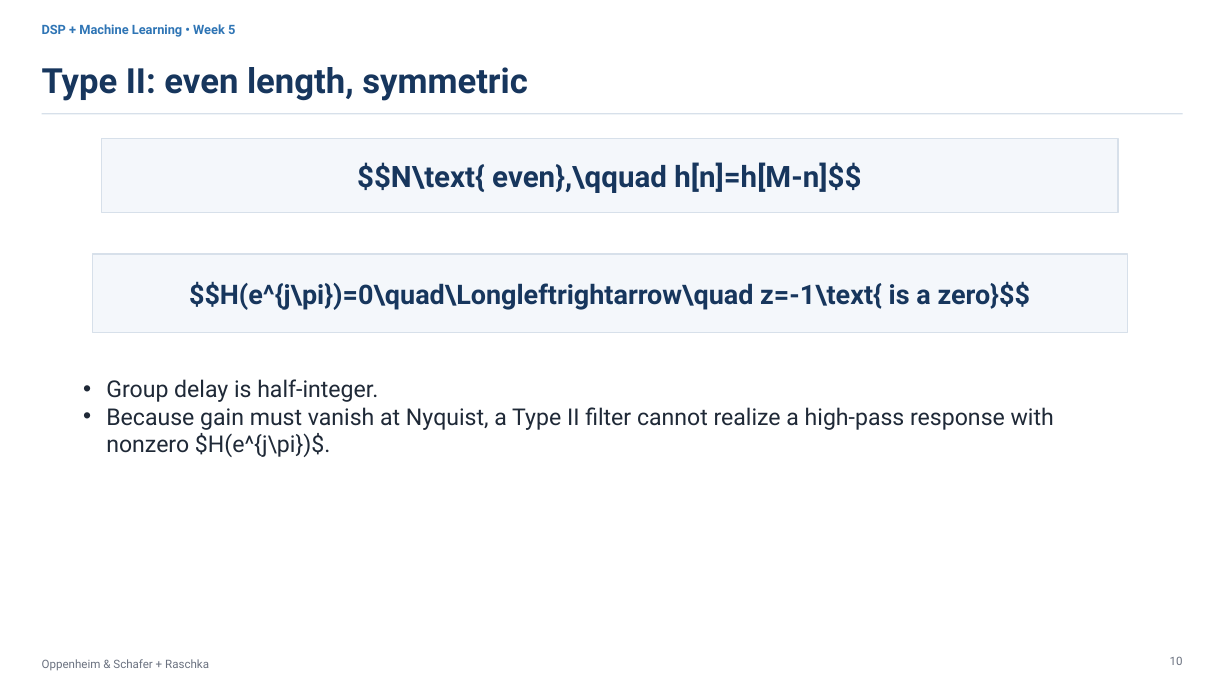
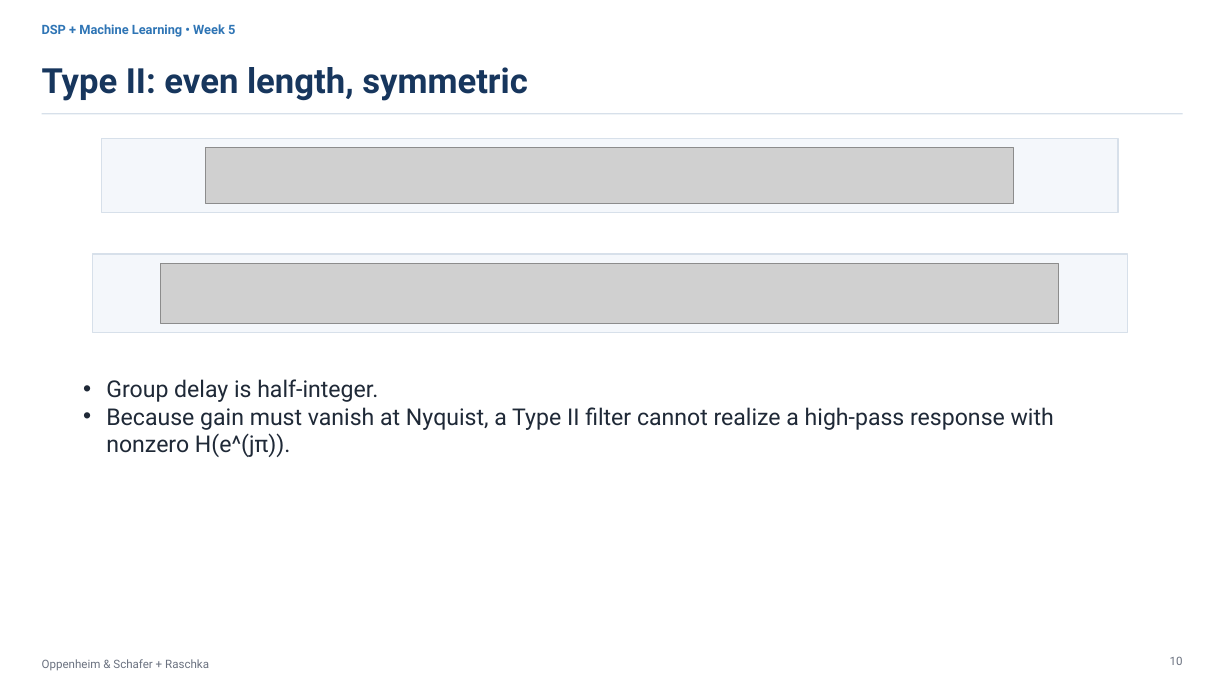
Before and after one commit to mathys2000/ecen45632_f26, a slide deck: slide 10 of python/CourseDesign/Week05e/Week5_Lecture10_Linear_Phase_Generalized_Phase_ML.pptx. Drawn at 1232x693 pixels with LibreOffice and Linux fonts; fonts in the diff are those of the drawing; grey boxes stand for pictures. Boxes give left, top, right and bottom in pixels: in the first picture for what was removed or moved away, otherwise in the second. Text is boxed around its words. In the diff, an @@ line names an element or a change of style, - is before the commit and + after.

```diff
--- a/python/CourseDesign/Week05e/Week5_Lecture10_Linear_Phase_Generalized_Phase_ML.pptx
+++ b/python/CourseDesign/Week05e/Week5_Lecture10_Linear_Phase_Generalized_Phase_ML.pptx
@@ picture added at (206, 148, 1014, 204) @@
@@ text in rectangle at (357, 162, 861, 193): text removed @@
-$$N\text{ even},\qquad h[n]=h[M-n]$$
@@ picture added at (161, 263, 1059, 323) @@
@@ text in rectangle at (189, 281, 1030, 310): text removed @@
-$$H(e^{j\pi})=0\quad\Longleftrightarrow\quad z=-1\text{ is a zero}$$
@@ text at (106, 407, 1054, 457): text changed @@
-• Because gain must vanish at Nyquist, a Type II filter cannot realize a high-pass response with nonzero $H(e^{j\pi})$.
+• Because gain must vanish at Nyquist, a Type II filter cannot realize a high-pass response with nonzero H(e^(jπ)).
```
Also in this commit, not shown: 21 other slides changed, 20 other files.
